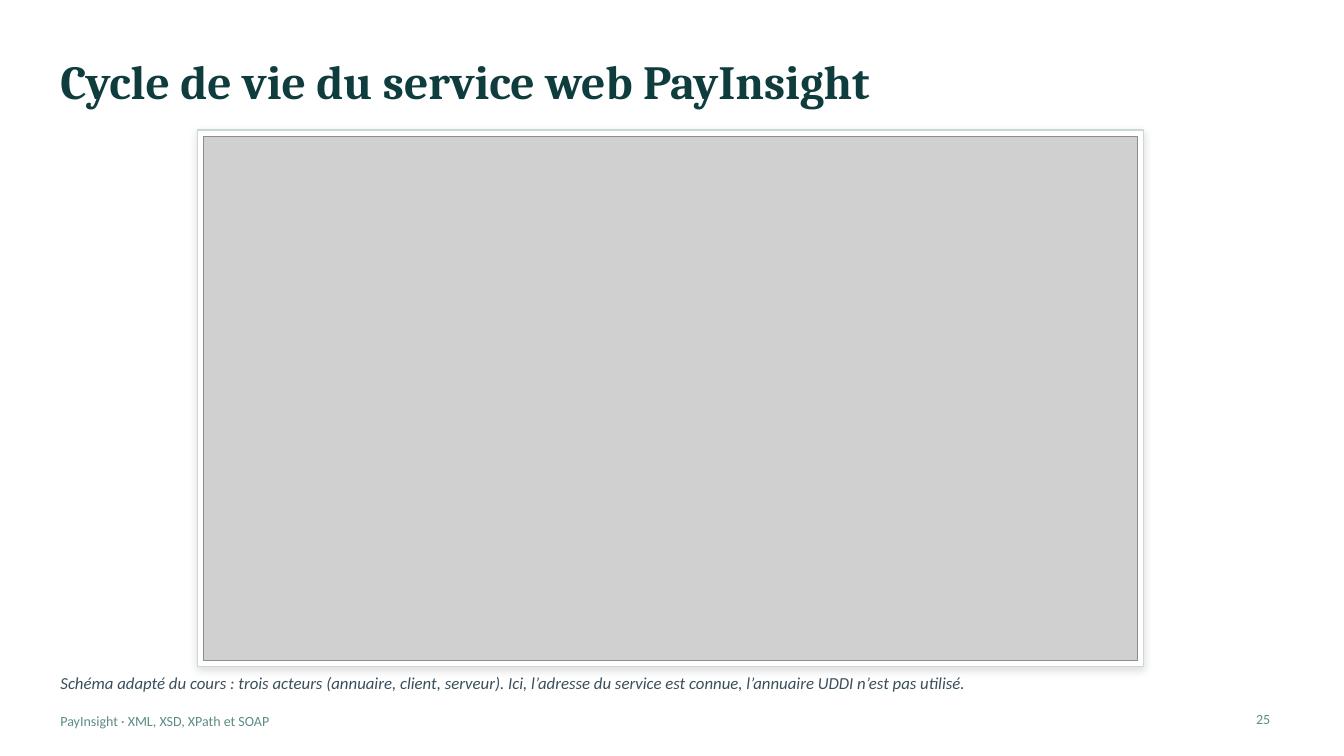
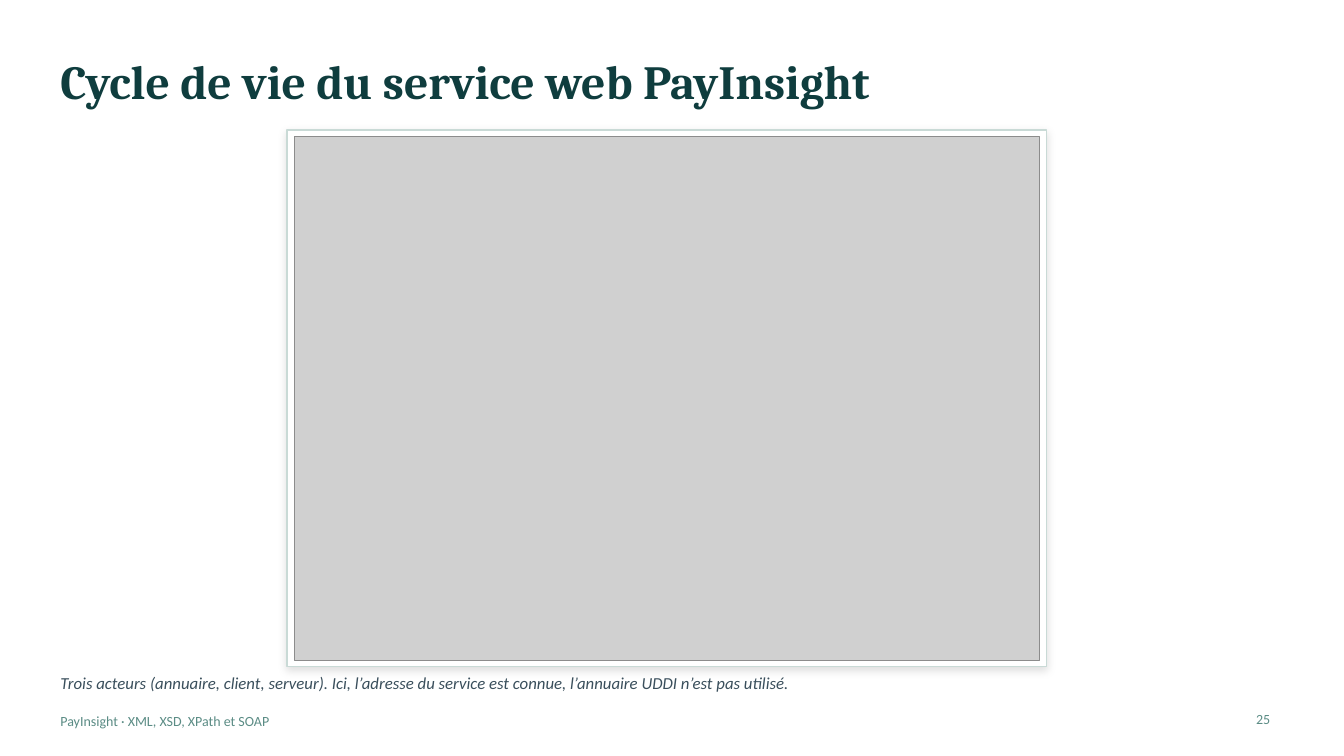
Before and after one commit to bouassidachayma/PayInsight, a slide deck: slide 25 of PayInsight_Presentation.pptx. Drawn at 1344x756 pixels with LibreOffice and Linux fonts; fonts in the diff are those of the drawing; grey boxes stand for pictures. Boxes give left, top, right and bottom in pixels: in the first picture for what was removed or moved away, otherwise in the second. Text is boxed around its words. In the diff, an @@ line names an element or a change of style, - is before the commit and + after.

```diff
--- a/PayInsight_Presentation.pptx
+++ b/PayInsight_Presentation.pptx
@@ rectangle resized from (x1=198, y1=130, x2=1144, y2=666) to (x1=287, y1=130, x2=1047, y2=666) @@
@@ picture resized from (x1=204, y1=136, x2=1138, y2=660) to (x1=294, y1=136, x2=1040, y2=660) @@
@@ text at (x1=60, y1=677, x2=788, y2=692): text changed @@
-Schéma adapté du cours : trois acteurs (annuaire, client, serveur). Ici, l’adresse du service est connue, l’annuaire UDDI n’est pas utilisé.
+Trois acteurs (annuaire, client, serveur). Ici, l’adresse du service est connue, l’annuaire UDDI n’est pas utilisé.
```
Also in this commit, not shown: 10 other slides changed, 9 slides added.
